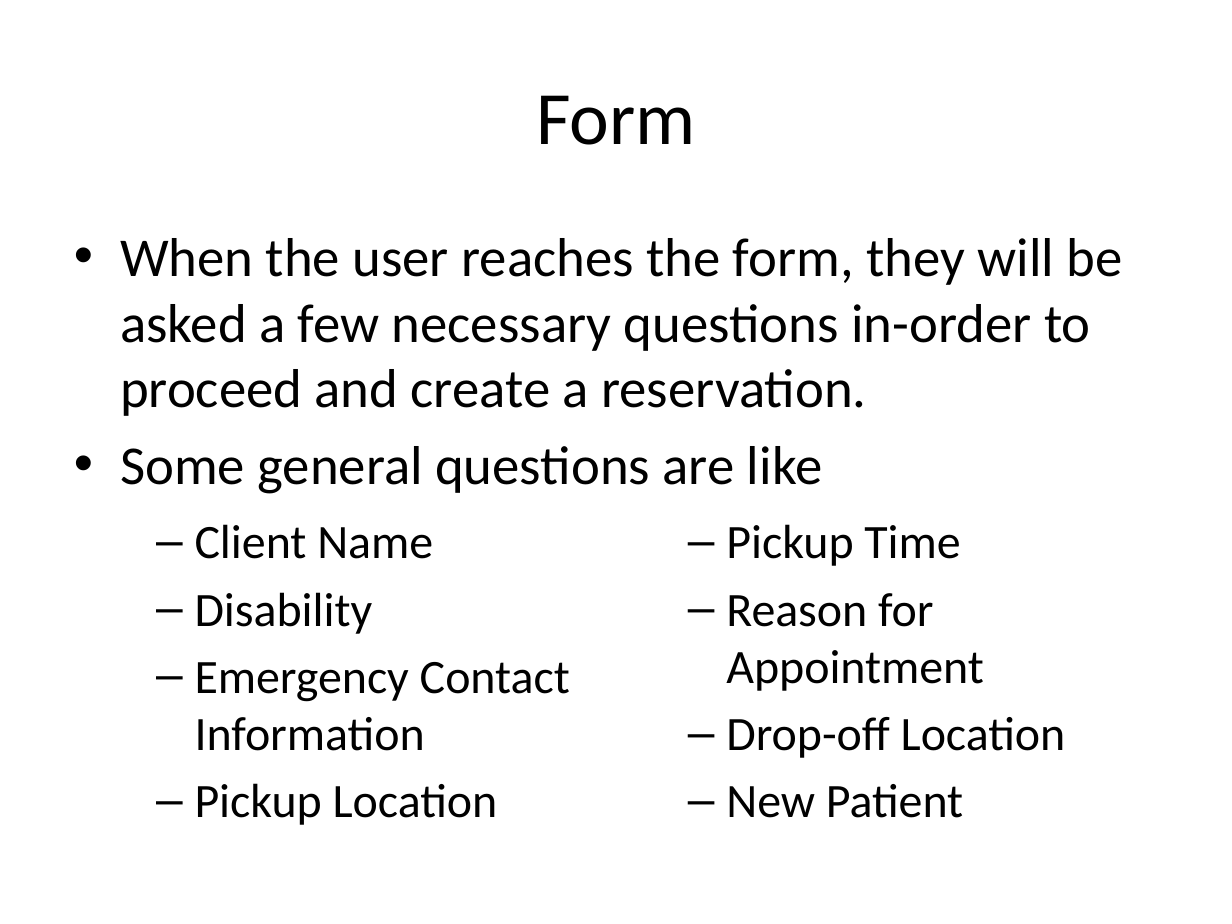
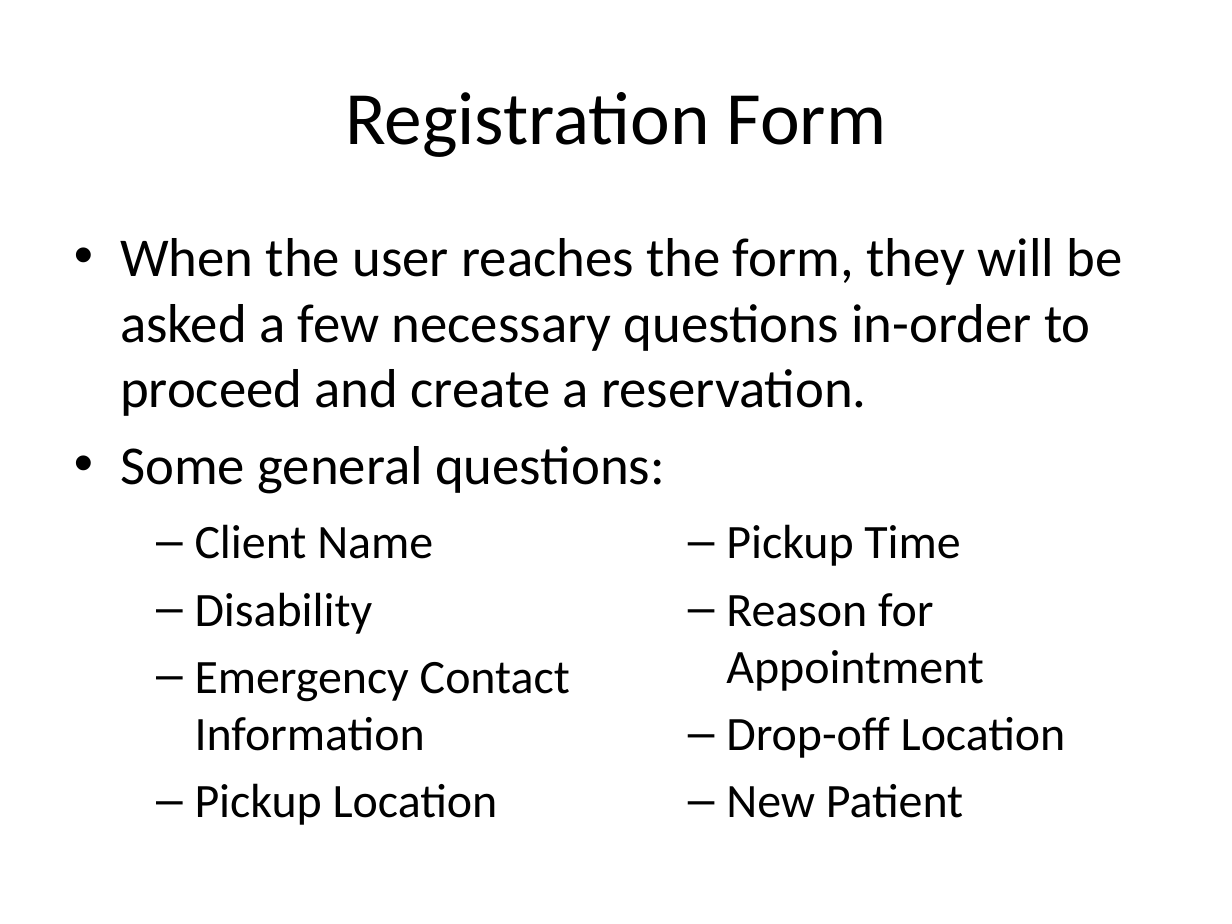
Before and after one commit to telepresencebot2/Transportation-For-Visually-Impaired, a slide deck: slide 14 of Presentation.pptx. Drawn at 1232x924 pixels with LibreOffice and Linux fonts; fonts in the diff are those of the drawing; background and template pictures are left out. Boxes give left, top, right and bottom in pixels: in the first picture for what was removed or moved away, otherwise in the second. Text is boxed around its words. In the diff, an @@ line names an element or a change of style, - is before the commit and + after.

```diff
--- a/Presentation.pptx
+++ b/Presentation.pptx
@@ title at box(345, 92, 887, 157): text changed @@
-Form
+Registration Form
@@ text at box(120, 446, 665, 494): text changed @@
-• Some general questions are like
+• Some general questions:
```
Also in this commit, not shown: 3 other slides changed.
